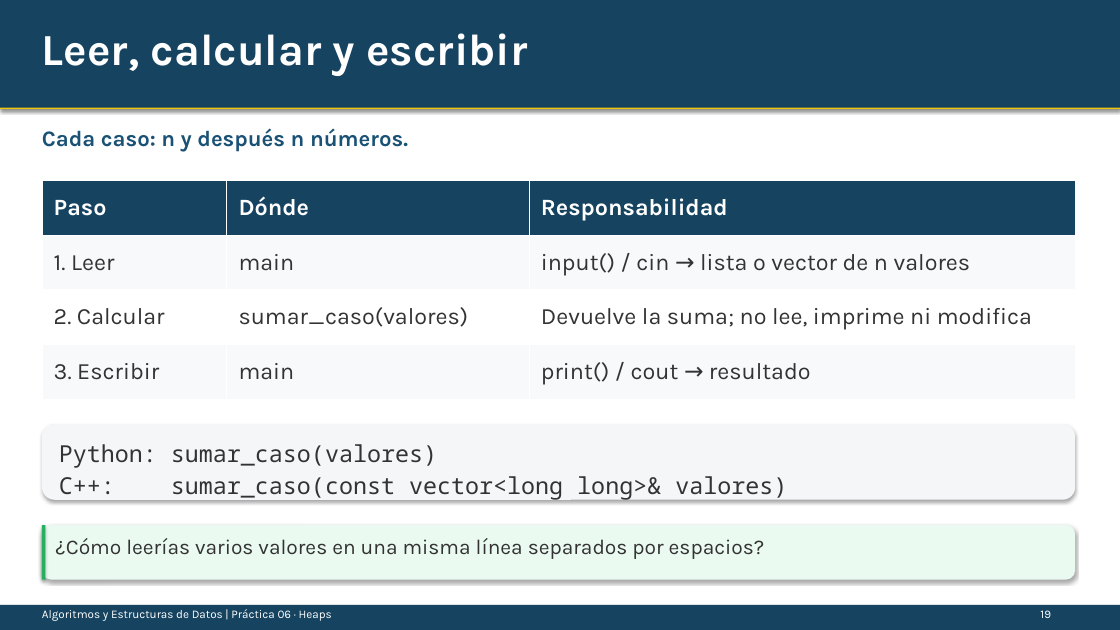
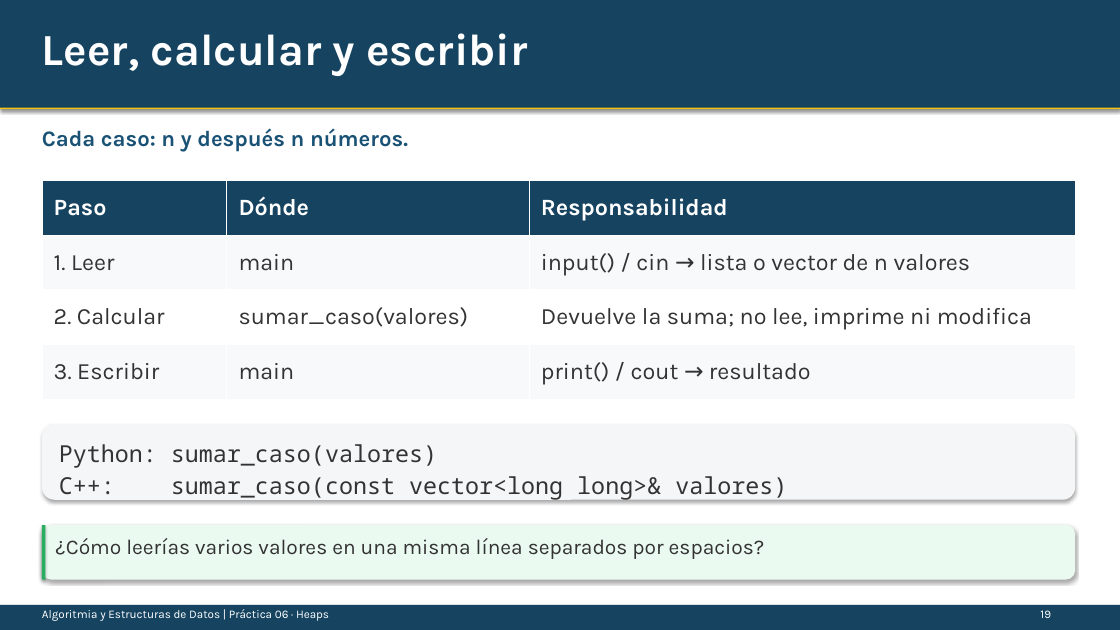
Before and after one commit to 2026-AED1/06Practica-Heaps, a slide deck: slide 19 of diapositivas/Practica06_Heaps.pptx. Drawn at 1120x630 pixels with LibreOffice and Linux fonts; fonts in the diff are those of the drawing. Boxes give left, top, right and bottom in pixels: in the first picture for what was removed or moved away, otherwise in the second. Text is boxed around its words. In the diff, an @@ line names an element or a change of style, - is before the commit and + after.

```diff
--- a/diapositivas/Practica06_Heaps.pptx
+++ b/diapositivas/Practica06_Heaps.pptx
@@ text at box(42, 609, 329, 621): text changed @@
-Algoritmos y Estructuras de Datos | Práctica 06 · Heaps
+Algoritmia y Estructuras de Datos | Práctica 06 · Heaps
```
Also in this commit, not shown: 26 other slides changed.
